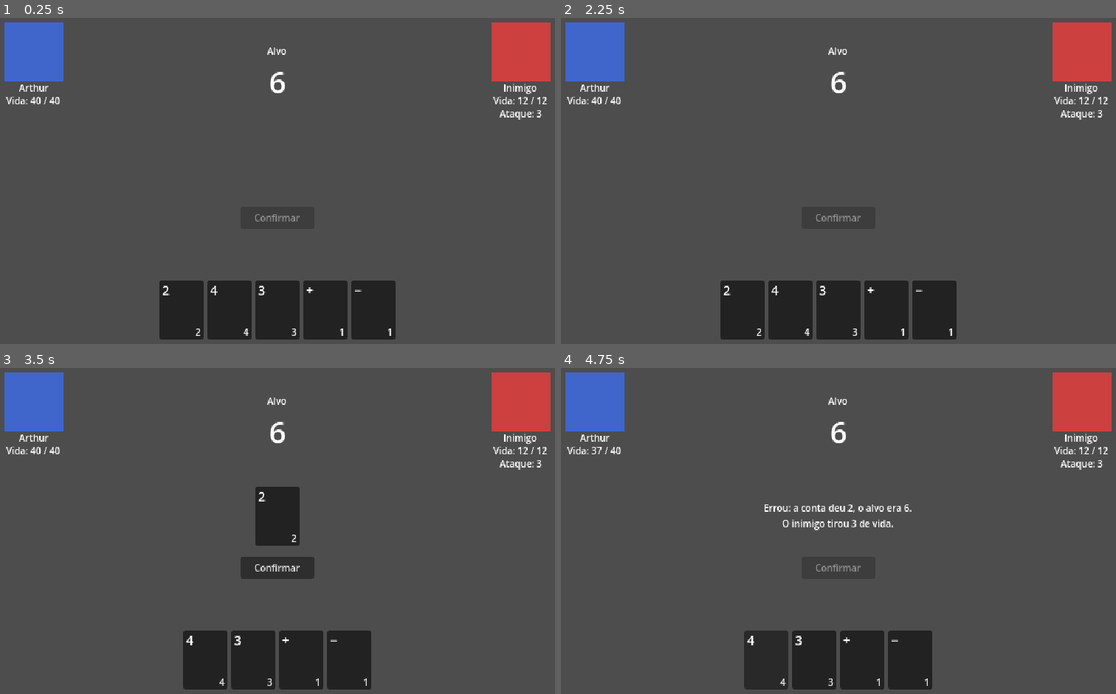
Above: before the commit, frames 1-4 (two rows, left to right).
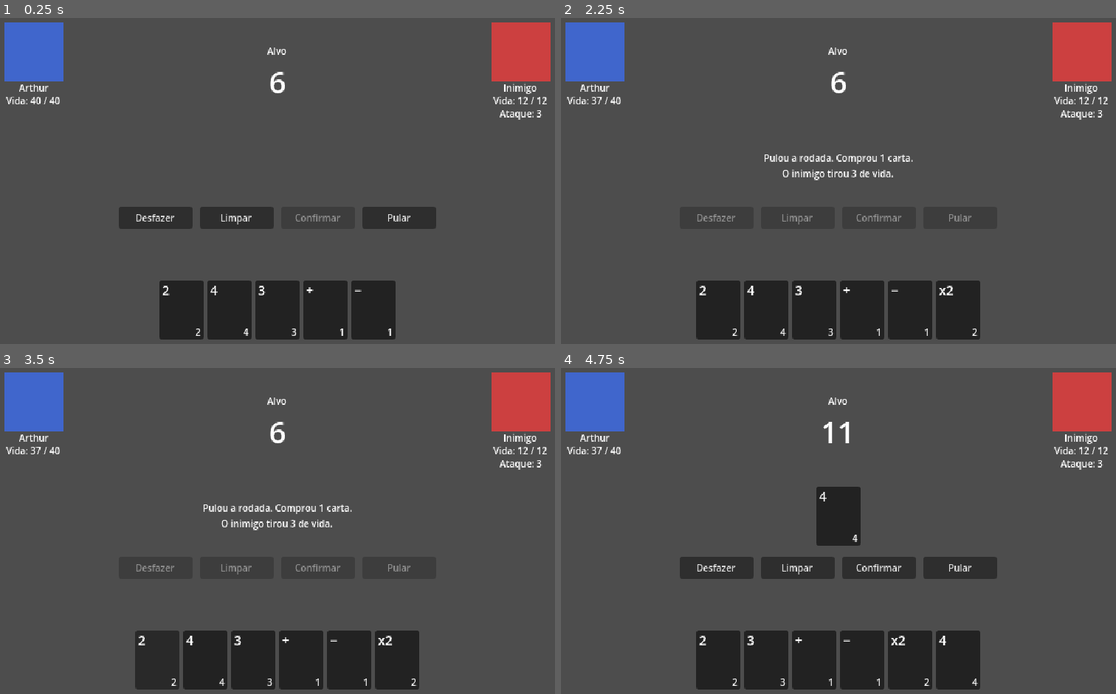
Above: after the commit, the same moments.

Repository: SteveNasch/JogoED
Game: Godot game, scene res://luta_avulsa/luta_avulsa.tscn
Two runs of this game, one before a commit and one after it. Both use one fixed random seed, a clock stepped at 60 frames per second and the inputs below.
Inputs (mouse positions are in pixels of both pictures, inside the frame that each line leads up to):
- Up to frame 1 (0.25 s): no input
- Up to frame 2 (2.25 s): click (716, 216) at 0.5 s, where only the run after the commit has a clickable "Desfazer"; click (799, 216) at 1.25 s, where only the run after the commit has a clickable "Limpar"; click (960, 216) at 2 s, where only the run after the commit has a clickable "Pular"
- Up to frame 3 (3.5 s): click "2" at 2.75 s
- Up to frame 4 (4.75 s): click (838, 566) at 3.5 s, where only the run before the commit has a clickable "Confirmar"; click "4" at 4.25 s

The runs differ from the first frame. In frame 1, 2.4% of the frame differs, in the area x 21-79%, y 57-65%; in frame 2, 3.8%; in frame 3, 5.1%; in frame 4, 7.9%, in the area x 21-79%, y 16-99%.

Commit message:
feat: acrescenta os botões Desfazer, Limpar e Pular na tela da luta (T029)
Co-Authored-By: Claude Opus 5.5 <noreply@anthropic.com>

Diff:
--- a/batalha/tela_batalha.gd
+++ b/batalha/tela_batalha.gd
@@ -16,7 +16,10 @@
 @onready var _alvo: Label = %Alvo
 @onready var _expressao: HBoxContainer = %Expressao
 @onready var _aviso: Label = %Aviso
+@onready var _desfazer: Button = %Desfazer
+@onready var _limpar: Button = %Limpar
 @onready var _confirmar: Button = %Confirmar
+@onready var _pular: Button = %Pular
 @onready var _mao: HBoxContainer = %Mao
 @onready var _sons: Node = %Sons
 @onready var _timer: Timer = %Timer
@@ -24,7 +27,10 @@
 
 func _ready() -> void:
 	_mao.carta_escolhida.connect(_ao_escolher_carta)
+	_desfazer.pressed.connect(_ao_desfazer)
+	_limpar.pressed.connect(_ao_limpar)
 	_confirmar.pressed.connect(_ao_confirmar)
+	_pular.pressed.connect(_ao_pular)
 	_timer.timeout.connect(_ao_acabar_o_aviso)
 
 
@@ -46,7 +52,10 @@
 	_mao.mostrar(batalha.baralho.mao)
 	var montando := batalha.estado == Batalha.Estado.MONTANDO
 	_mao.clicavel = montando
+	_desfazer.disabled = not montando
+	_limpar.disabled = not montando
 	_confirmar.disabled = not (montando and batalha.pode_confirmar())
+	_pular.disabled = not montando
 
 
 func _ao_escolher_carta(indice: int) -> void:
@@ -54,8 +63,20 @@
 	_sons.tocar_carta()
 
 
+func _ao_desfazer() -> void:
+	batalha.desfazer()
+
+
+func _ao_limpar() -> void:
+	batalha.limpar()
+
+
 func _ao_confirmar() -> void:
 	batalha.confirmar()
+
+
+func _ao_pular() -> void:
+	batalha.pular()
 
 
 func _ao_resolver_rodada(resultado: ResultadoRodada) -> void:
--- a/batalha/tela_batalha.tscn
+++ b/batalha/tela_batalha.tscn
@@ -101,11 +101,29 @@
 theme_override_constants/separation = 8
 alignment = 1
 
+[node name="Desfazer" type="Button" parent="Margem/Coluna/Botoes"]
+unique_name_in_owner = true
+custom_minimum_size = Vector2(80, 24)
+layout_mode = 2
+text = "Desfazer"
+
+[node name="Limpar" type="Button" parent="Margem/Coluna/Botoes"]
+unique_name_in_owner = true
+custom_minimum_size = Vector2(80, 24)
+layout_mode = 2
+text = "Limpar"
+
 [node name="Confirmar" type="Button" parent="Margem/Coluna/Botoes"]
 unique_name_in_owner = true
 custom_minimum_size = Vector2(80, 24)
 layout_mode = 2
 text = "Confirmar"
+
+[node name="Pular" type="Button" parent="Margem/Coluna/Botoes"]
+unique_name_in_owner = true
+custom_minimum_size = Vector2(80, 24)
+layout_mode = 2
+text = "Pular"
 
 [node name="Espaco" type="Control" parent="Margem/Coluna"]
 layout_mode = 2
--- a/batalha/testes/teste_tela_batalha.gd
+++ b/batalha/testes/teste_tela_batalha.gd
@@ -39,6 +39,10 @@
 	(_no("Confirmar") as Button).pressed.emit()
 
 
+func _apertar(botao: String) -> void:
+	(_no(botao) as Button).pressed.emit()
+
+
 ## Textos de todos os Label e Button visíveis na tela.
 func _textos_visiveis(no: Node = _tela) -> Array[String]:
 	var textos: Array[String] = []
@@ -185,3 +189,81 @@
 	assert_false(resultado.venceu)
 	assert_eq(resultado.vida_arthur, 0)
 	assert_eq(resultado.vida_inimigo, 12)
+
+
+func test_botoes_ficam_na_ordem_do_contrato() -> void:
+	var nomes: Array[String] = []
+	for botao in _no("Confirmar").get_parent().get_children():
+		nomes.append((botao as Button).text)
+	assert_eq(nomes, ["Desfazer", "Limpar", "Confirmar", "Pular"])
+
+
+func test_desfazer_devolve_a_ultima_carta_para_a_mao() -> void:
+	_preparar([N2, SOMA, N5, N1, SUBTRACAO], 9)
+	_clicar_carta_da_mao(0)
+	_clicar_carta_da_mao(0)
+	_clicar_carta_da_mao(0)
+	_apertar("Desfazer")
+	assert_eq(_tela.batalha.baralho.expressao, [N2, SOMA])
+	assert_eq(_tela.batalha.baralho.mao, [N1, SUBTRACAO, N5])
+	assert_eq(_no("Expressao").get_child_count(), 2)
+	assert_eq(_no("Mao").get_child_count(), 3)
+	assert_false((_no("Aviso") as Label).visible)
+
+
+func test_limpar_devolve_tudo_e_desabilita_confirmar() -> void:
+	_preparar([N2, SOMA, N5, N1, SUBTRACAO], 9)
+	_clicar_carta_da_mao(0)
+	_clicar_carta_da_mao(0)
+	_apertar("Limpar")
+	assert_eq(_tela.batalha.baralho.expressao.size(), 0)
+	assert_eq(_tela.batalha.baralho.mao, [N5, N1, SUBTRACAO, N2, SOMA])
+	assert_eq(_no("Expressao").get_child_count(), 0)
+	assert_eq(_no("Mao").get_child_count(), 5)
+	assert_true((_no("Confirmar") as Button).disabled)
+
+
+func test_pular_mostra_o_aviso_e_compra_uma_carta() -> void:
+	_preparar([N2, SOMA, N5, N1, SUBTRACAO], 9)
+	_clicar_carta_da_mao(0)
+	_apertar("Pular")
+	var aviso: Label = _no("Aviso")
+	assert_true(aviso.visible)
+	assert_eq(aviso.text, "Pulou a rodada. Comprou 1 carta.\nO inimigo tirou 3 de vida.")
+	assert_eq(_tela.batalha.baralho.expressao.size(), 0)
+	assert_eq(_no("Expressao").get_child_count(), 0)
+	assert_eq(_no("Mao").get_child_count(), 6)
+	assert_has(_textos_visiveis(), "Vida: 37 / 40")
+
+
+func test_pular_toca_o_som_do_pulo() -> void:
+	var tocador: AudioStreamPlayer = _no("Sons").get_node("Pulo")
+	tocador.stream = AudioStreamWAV.new()
+	_apertar("Pular")
+	assert_true(tocador.playing)
+
+
+func test_botoes_nao_fazem_nada_durante_o_aviso() -> void:
+	_preparar([N2, SOMA, N5, N1, SUBTRACAO], 9)
+	_clicar_carta_da_mao(0)
+	_confirmar()
+	for botao in ["Desfazer", "Limpar", "Confirmar", "Pular"]:
+		assert_true((_no(botao) as Button).disabled, botao)
+	_tela.batalha.baralho.expressao = [N1] as Array[DadosCarta]
+	var mao := _tela.batalha.baralho.mao.duplicate()
+	_apertar("Desfazer")
+	_apertar("Limpar")
+	_apertar("Pular")
+	assert_eq(_tela.batalha.baralho.expressao, [N1])
+	assert_eq(_tela.batalha.baralho.mao, mao)
+	assert_eq(_tela.batalha.arthur.vida, 37)
+	assert_eq(_tela.batalha.estado, Batalha.Estado.MOSTRANDO_RESULTADO)
+
+
+func test_botoes_voltam_depois_do_aviso() -> void:
+	_apertar("Pular")
+	await wait_for_signal(_tela.batalha.mudou, 1.0)
+	for botao in ["Desfazer", "Limpar", "Pular"]:
+		assert_false((_no(botao) as Button).disabled, botao)
+	assert_true((_no("Confirmar") as Button).disabled)
+	assert_eq(_no("Mao").get_child_count(), 7)
Not shown, changed: specs/001-nucleo-batalha/tasks.md
